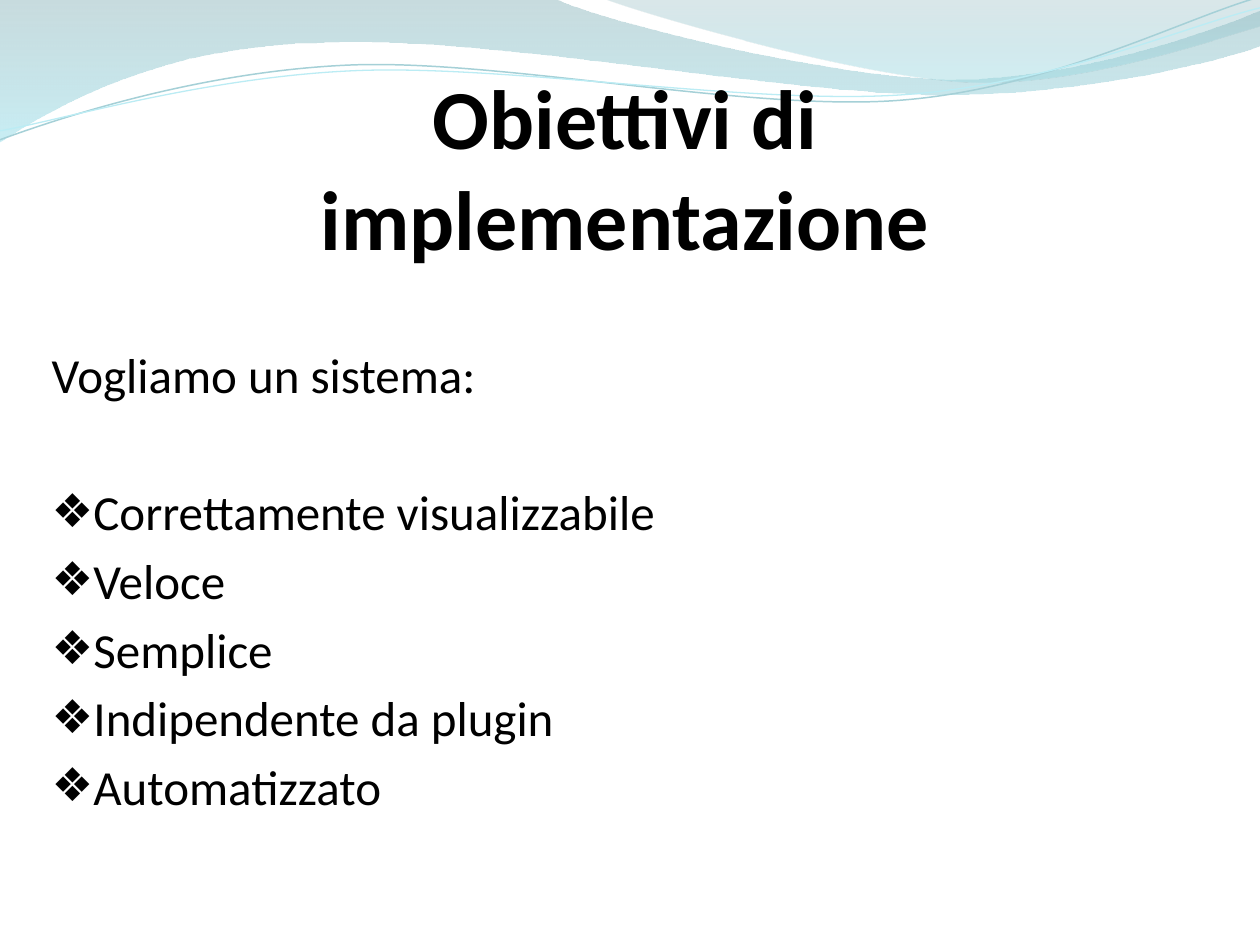
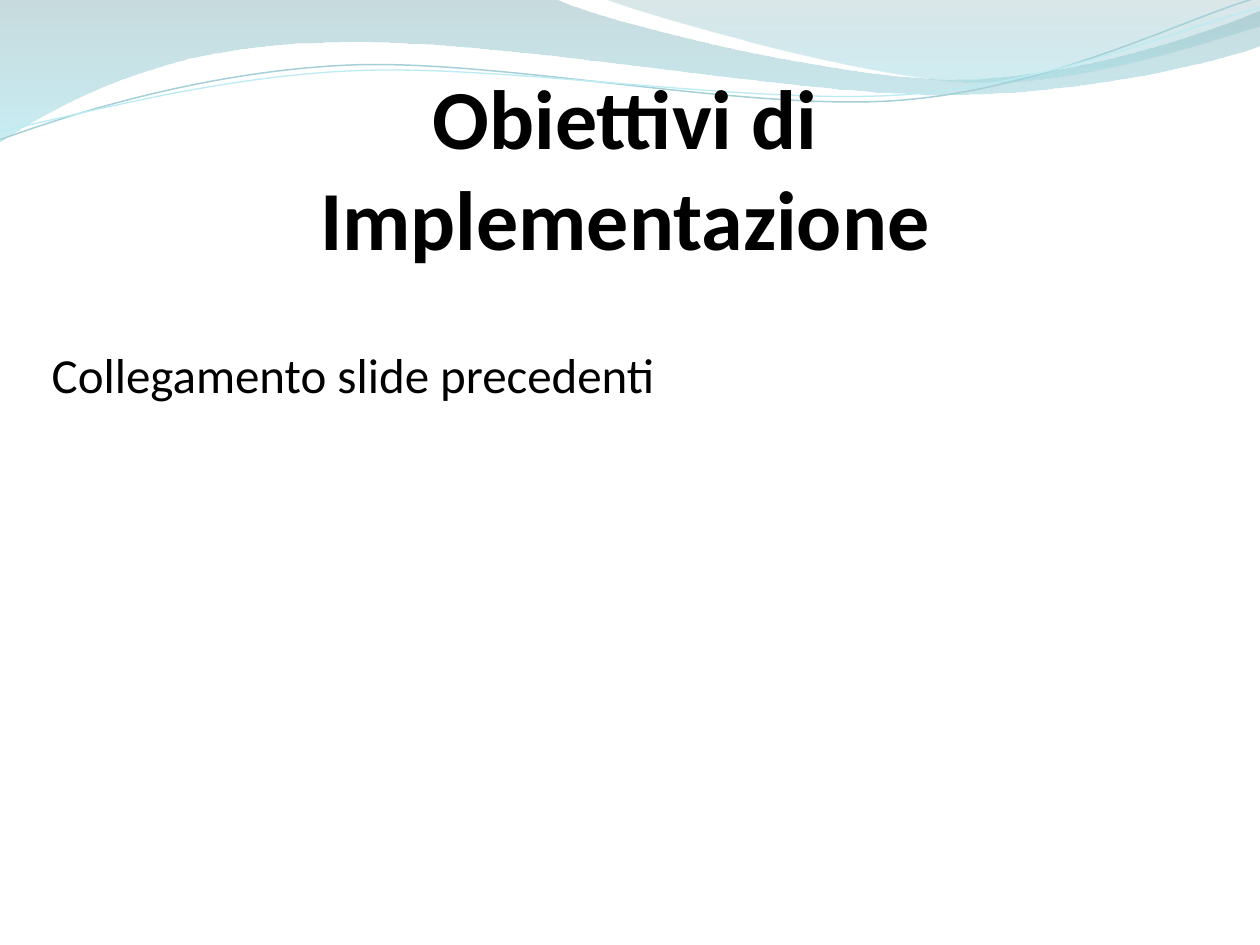
Before and after one commit to ammirate/at-silo, a slide deck: slide 30 of Presentazione/Atsilo3/Atsilo_H_PresentazioneFinale.pptx (slide 28 before the commit). Drawn at 1260x945 pixels with LibreOffice and Linux fonts; fonts in the diff are those of the drawing. Boxes give left, top, right and bottom in pixels: in the first picture for what was removed or moved away, otherwise in the second. Text is boxed around its words. In the diff, an @@ line names an element or a change of style, - is before the commit and + after.

```diff
--- a/Presentazione/Atsilo3/Atsilo_H_PresentazioneFinale.pptx
+++ b/Presentazione/Atsilo3/Atsilo_H_PresentazioneFinale.pptx
@@ text at box(320, 79, 929, 264): text changed @@
-Obiettivi di implementazione
+Obiettivi di Implementazione
@@ text at box(52, 359, 654, 402): text changed @@
-Vogliamo un sistema:
-❖ Correttamente visualizzabile
-❖ Veloce
-❖ Semplice
-❖ Indipendente da plugin
-❖ Automatizzato
+Collegamento slide precedenti
```
Also in this commit, not shown: 13 other slides changed, 14 slides added, 16 slides removed, 10 other files.
